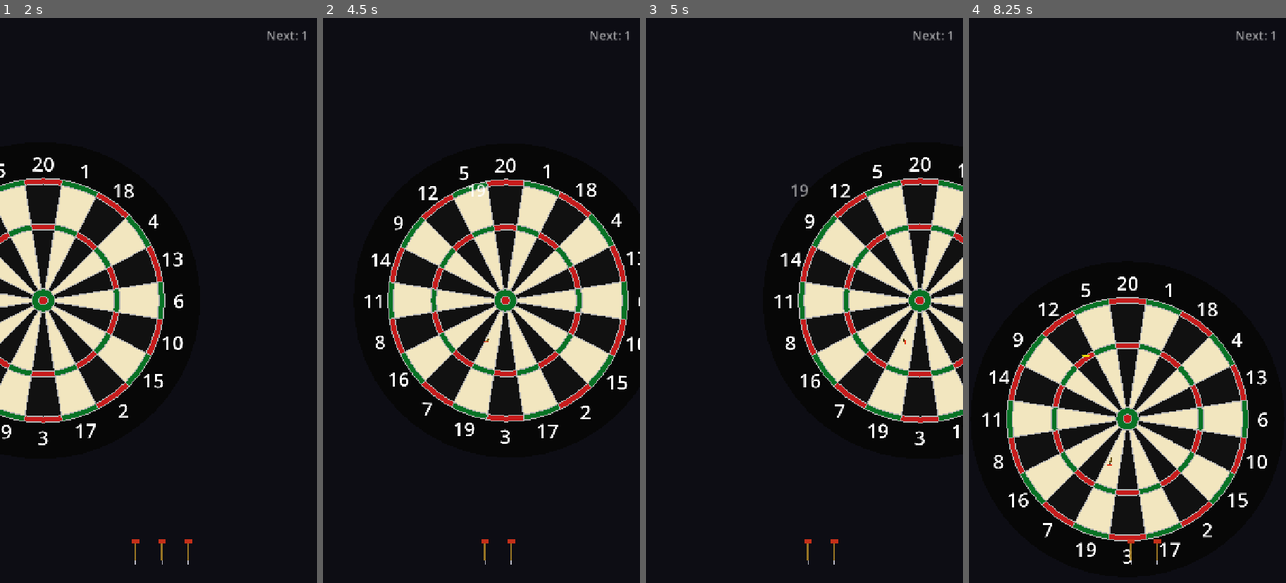
Above: before the commit, frames 1-4 (left to right).
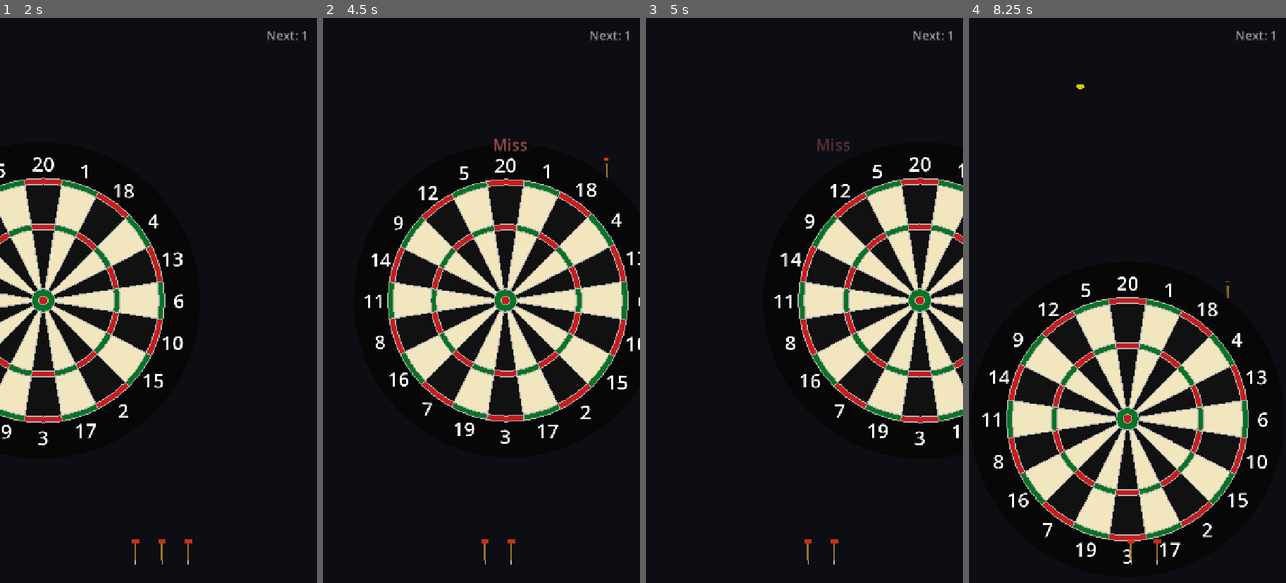
Above: after the commit, the same moments.

Repository: richardbowman123/dart-attack
Game: Godot game, scene res://scenes/menu.tscn
The game is run twice, just before and just after one commit, with the same random seed, the same clock (stepped at 60 frames per second) and the same inputs.
Inputs (mouse positions are in pixels of both pictures, inside the frame that each line leads up to):
- Up to frame 1 (2 s): click "Round the Clock" at 0.5 s; tap Enter at 1.25 s; move the mouse to (228, 272) at 1.27 s; hold Right from 1.28 s (still down); tap R at 1.35 s; click (228, 272) at 1.42 s
- Up to frame 2 (4.5 s): release Right at 2 s; drag from (418, 328) to (465, 413) at 2.02 s; move the mouse to (513, 176) at 2.77 s; hold Right 2.78-3.5 s; tap R at 2.85, 4.35 s; drag from (465, 413) to (386, 215) at 3.52 s; move the mouse to (576, 385) at 4.27 s; hold Left from 4.28 s (still down)
- Up to frame 3 (5 s): keep holding Left
- Up to frame 4 (8.25 s): release Left at 5 s; drag from (1032, 215) to (1079, 159) at 5.02 s; move the mouse to (1143, 300) at 5.77 s; hold Down 5.78-6.5 s; tap R at 5.85, 7.35 s; click (1143, 300) at 5.92 s; drag from (1079, 159) to (1064, 328) at 6.52 s; move the mouse to (1197, 272) at 7.27 s; hold Up 7.28-8 s; drag from (1064, 328) to (1111, 413) at 8.02 s

Frame 1 is identical in both runs. In frame 2, 0.2% of the frame differs, in the area x 45-90%, y 21-58%; in frame 3, 0.2%; in frame 4, less than 0.1%.

Commit message:
Fix dart aiming when camera is zoomed or panned
Throw system now uses camera ray projection instead of fixed screen-to-board
mapping. Darts originate from in front of the camera rather than a fixed point.
This fixes darts landing in wrong areas when zoomed into a section of the board.

Co-Authored-By: Claude Opus 4.6 <noreply@anthropic.com>

Diff:
--- a/scripts/match_manager.gd
+++ b/scripts/match_manager.gd
@@ -70,7 +70,7 @@
 		ProjectSettings.get_setting("display/window/size/viewport_height")
 	)
 	add_child(_throw_system)
-	_throw_system.setup(_darts_container, viewport_size)
+	_throw_system.setup(_darts_container, viewport_size, _camera_rig.get_camera())
 
 	_score_hud = ScoreHUD.new()
 	add_child(_score_hud)
--- a/scripts/throw_system.gd
+++ b/scripts/throw_system.gd
@@ -5,16 +5,11 @@
 
 const THROW_ZONE_TOP := 0.45      # Top 45% is board view, bottom 55% is throw zone
 const MIN_SWIPE_DISTANCE := 30.0  # Minimum pixels to register as a throw
-const DART_START_Z := 5.5         # Where the dart spawns (in front of camera)
 const DART_SPEED_MIN := 6.0       # Minimum throw speed
 const DART_SPEED_MAX := 14.0      # Maximum throw speed
 const SWIPE_SPEED_FOR_MAX := 1500.0  # Swipe pixels/sec for max power
 const SCATTER_AMOUNT := 0.12      # Random scatter on the board (in board units)
 const GRAVITY_DROP := 2.0         # Gravity on the dart in flight
-
-# How much of the board the throw zone covers
-# At 1.0, the edges of the throw zone map to the double ring edges
-const AIM_RANGE := 1.15           # Slightly beyond doubles so you can hit the edges
 
 var _touch_start_pos := Vector2.ZERO
 var _touch_start_time := 0.0
@@ -22,6 +17,7 @@
 var _can_throw := true
 var _viewport_size := Vector2(720, 1280)
 var _darts_container: Node3D
+var _camera: Camera3D
 var _reticle: MeshInstance3D
 var _current_aim := Vector2.ZERO  # Board-space aim position (updated during drag)
 var _dart_tier: int = 0           # Current dart tier (affects scatter)
@@ -36,9 +32,10 @@
 var _active_touch_count := 0
 var _gesture_occurred := false  # Set true when 2+ fingers detected, stays until all lift
 
-func setup(darts_container: Node3D, viewport_size: Vector2) -> void:
+func setup(darts_container: Node3D, viewport_size: Vector2, camera: Camera3D) -> void:
 	_darts_container = darts_container
 	_viewport_size = viewport_size
+	_camera = camera
 	_create_reticle()
 
 func set_dart_tier(tier: int) -> void:
@@ -166,18 +163,36 @@
 	_do_throw(_aim_before_flick, swipe_speed)
 
 func _screen_to_board(screen_pos: Vector2) -> Vector2:
-	# Map the throw zone to the full dartboard
-	# X: left edge → left of board, right edge → right of board
-	var norm_x := (screen_pos.x / _viewport_size.x - 0.5) * 2.0  # -1 to 1
-
-	# Y: bottom of screen → bottom of board, top of throw zone → top of board
+	# Map the throw zone touch position to a board coordinate using camera ray projection.
+	# This correctly handles camera zoom and pan — wherever the camera is looking,
+	# the throw zone maps proportionally to the visible area of the board.
+	#
+	# Step 1: Convert throw zone position to a corresponding position in the
+	#         board view area (top 45% of screen).
+	# Step 2: Ray-cast from the camera through that screen position to the board plane (z=0).
+
 	var throw_zone_top_px := _viewport_size.y * THROW_ZONE_TOP
 	var throw_zone_height := _viewport_size.y - throw_zone_top_px
-	# Invert: screen Y increases downward, board Y increases upward
-	var norm_y := ((_viewport_size.y - screen_pos.y) / throw_zone_height) * 2.0 - 1.0
-
-	var board_extent := BoardData.BOARD_RADIUS * BoardData.DOUBLE_OUTER_R * AIM_RANGE
-	return Vector2(norm_x * board_extent, norm_y * board_extent)
+
+	# How far through the throw zone (0.0 = top of zone/aiming high, 1.0 = bottom/aiming low)
+	var throw_t := clampf((screen_pos.y - throw_zone_top_px) / throw_zone_height, 0.0, 1.0)
+
+	# Map to board view area:
+	# throw_t=0 (top of throw zone, aiming high) → y=0 (top of board view)
+	# throw_t=1 (bottom, aiming low) → y=throw_zone_top_px (bottom of board view)
+	# X stays the same (full screen width for both zones)
+	var mapped_screen_pos := Vector2(screen_pos.x, throw_t * throw_zone_top_px)
+
+	# Ray-cast from camera through this screen position to the board plane (z=0)
+	var ray_origin := _camera.project_ray_origin(mapped_screen_pos)
+	var ray_normal := _camera.project_ray_normal(mapped_screen_pos)
+
+	if absf(ray_normal.z) < 0.001:
+		return Vector2.ZERO  # Ray parallel to board — shouldn't happen
+
+	var t := -ray_origin.z / ray_normal.z
+	var hit := ray_origin + ray_normal * t
+	return Vector2(hit.x, hit.y)
 
 func _update_reticle(board_aim: Vector2) -> void:
 	_reticle.position = Vector3(board_aim.x, board_aim.y, 0.02)
@@ -199,9 +214,16 @@
 	var power_t := clampf(swipe_speed / SWIPE_SPEED_FOR_MAX, 0.0, 1.0)
 	var throw_speed := lerpf(DART_SPEED_MIN, DART_SPEED_MAX, power_t)
 
-	# Spawn dart slightly offset from centre, below the board
+	# Spawn dart in front of the camera, slightly offset toward the target.
+	# This ensures the dart is visible on screen regardless of camera zoom/pan.
 	var dart := Dart.create(_dart_tier)
-	dart.position = Vector3(aim.x * 0.3, -1.5, DART_START_Z)
+	var cam_pos := _camera.global_position
+	var spawn_z := cam_pos.z * 0.55  # About halfway between camera and board
+	dart.position = Vector3(
+		lerpf(cam_pos.x, target.x, 0.3),  # Slight horizontal offset toward aim
+		cam_pos.y - 1.5,                    # Below the camera line
+		spawn_z
+	)
 
 	# Calculate velocity to hit the target on the board (z=0)
 	var to_target := Vector3(target.x, target.y, 0.0) - dart.position
Not shown, added: docs/index.apple-touch-icon.png.import
Not shown, added: docs/index.icon.png.import
Not shown, added: docs/index.png.import
Not shown, changed: docs/index.html
Not shown, changed: docs/index.pck
